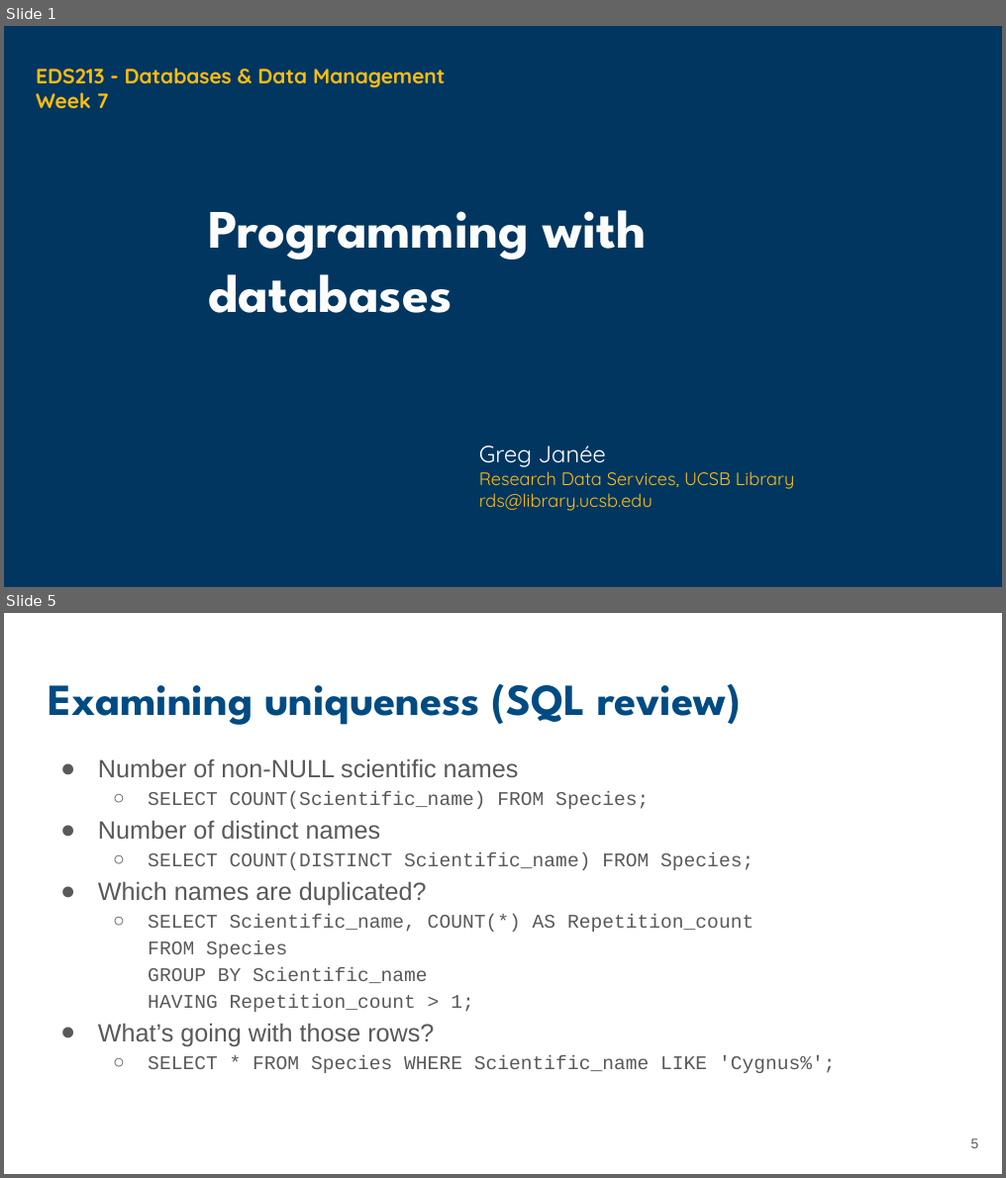
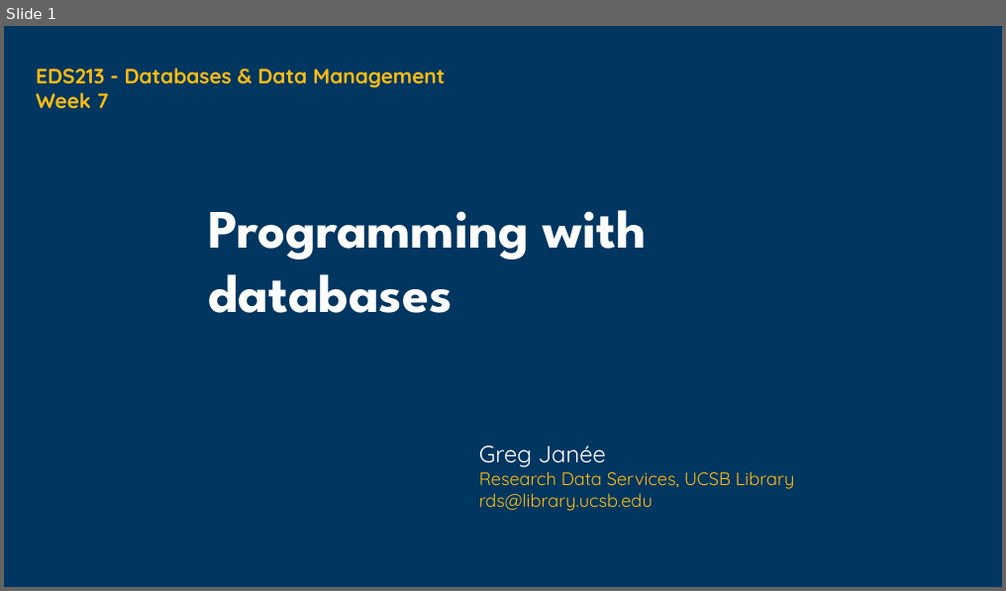
Before and after one commit to UCSB-Library-Research-Data-Services/bren-eds213, a slide deck: modules/week06/slides-06.pptx. Shown one above the other, each under a label of ours: slides 1 and 5 before the commit, slide 1 after it; the slides between them are not shown. The pictures are 1006x1178 and 1006x591 pixels, drawn with LibreOffice and Linux fonts; fonts in the diff are those of the drawing; background and template pictures are left out. Boxes give left, top, right and bottom in pixels: in the first picture for what was removed or moved away, otherwise in the second. Text is boxed around its words. In the diff, an @@ line names an element or a change of style, - is before the commit and + after.

```diff
--- a/modules/week06/slides-06.pptx
+++ b/modules/week06/slides-06.pptx
@@ slide 5 removed at (x1=4, y1=613, x2=1002, y2=1174), background #FFFFFF @@
@@ title removed at (x1=48, y1=684, x2=741, y2=725) @@
-Examining uniqueness (SQL review)
@@ text removed at (x1=98, y1=759, x2=836, y2=1073) @@
-● Number of non-NULL scientific names
-  ○ SELECT COUNT(Scientific_name) FROM Species;
-● Number of distinct names
-  ○ SELECT COUNT(DISTINCT Scientific_name) FROM Species;
-● Which names are duplicated?
-  ○ SELECT Scientific_name, COUNT(*) AS Repetition_count
-    FROM Species
-    GROUP BY Scientific_name
-    HAVING Repetition_count > 1;
-● What’s going with those rows?
-  ○ SELECT * FROM Species WHERE Scientific_name LIKE 'Cygnus%';
@@ page number removed at (x1=971, y1=1139, x2=979, y2=1149) @@
-5
```
Also in this commit, not shown: 2 slides changed, 1 slide added, 3 other slides removed, 11 other files.
